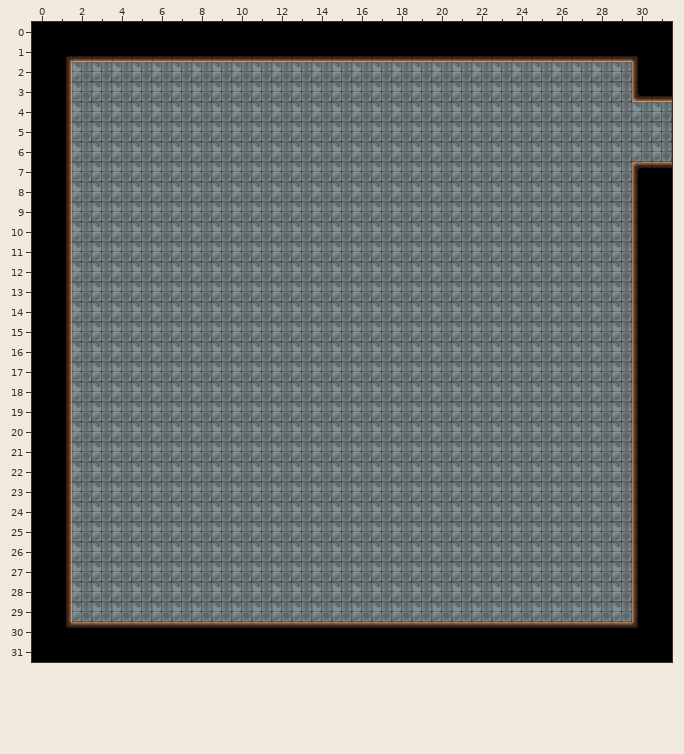
Two versions of a level (Tiled map (JSON), assets/tmj/bathroom.tmj). Above: the version before the commit.
Cells are 32x32 px. Shown: x 0..31, y 0..31.
After:
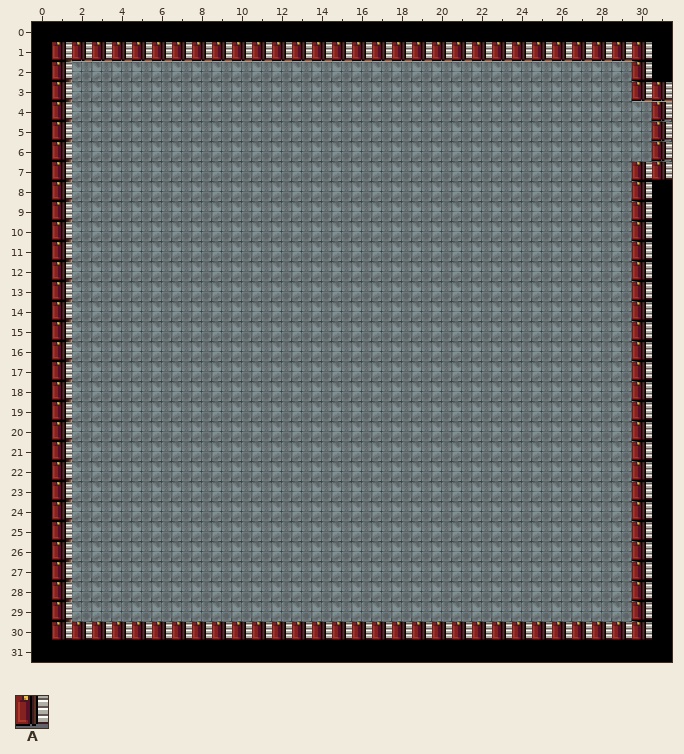
Key: from "pixellands": A 985.
_ is an empty cell, . an unchanged one.
Log entry: updated all room collisions
Difference:
--- layer "collision"
@@ x 1..31 @@
- 1 ______________________________.
- 2 _............................_.
- 3 _............................__
- 4 _............................._
- 5 _............................._
- 6 _............................._
- 7 _............................__
- 8 _............................_.
- 9 _............................_.
-10 _............................_.
-11 _............................_.
-12 _............................_.
-13 _............................_.
-14 _............................_.
-15 _............................_.
-16 _............................_.
-17 _............................_.
-18 _............................_.
-19 _............................_.
-20 _............................_.
-21 _............................_.
-22 _............................_.
-23 _............................_.
-24 _............................_.
-25 _............................_.
-26 _............................_.
-27 _............................_.
-28 _............................_.
-29 _............................_.
-30 ______________________________.
+ 1 AAAAAAAAAAAAAAAAAAAAAAAAAAAAAA.
+ 2 A............................A.
+ 3 A............................AA
+ 4 A.............................A
+ 5 A.............................A
+ 6 A.............................A
+ 7 A............................AA
+ 8 A............................A.
+ 9 A............................A.
+10 A............................A.
+11 A............................A.
+12 A............................A.
+13 A............................A.
+14 A............................A.
+15 A............................A.
+16 A............................A.
+17 A............................A.
+18 A............................A.
+19 A............................A.
+20 A............................A.
+21 A............................A.
+22 A............................A.
+23 A............................A.
+24 A............................A.
+25 A............................A.
+26 A............................A.
+27 A............................A.
+28 A............................A.
+29 A............................A.
+30 AAAAAAAAAAAAAAAAAAAAAAAAAAAAAA.
Changed places in both pictures, as pixel boxes (x1, y1, x2, y2):
added: (52, 42, 672, 640)
